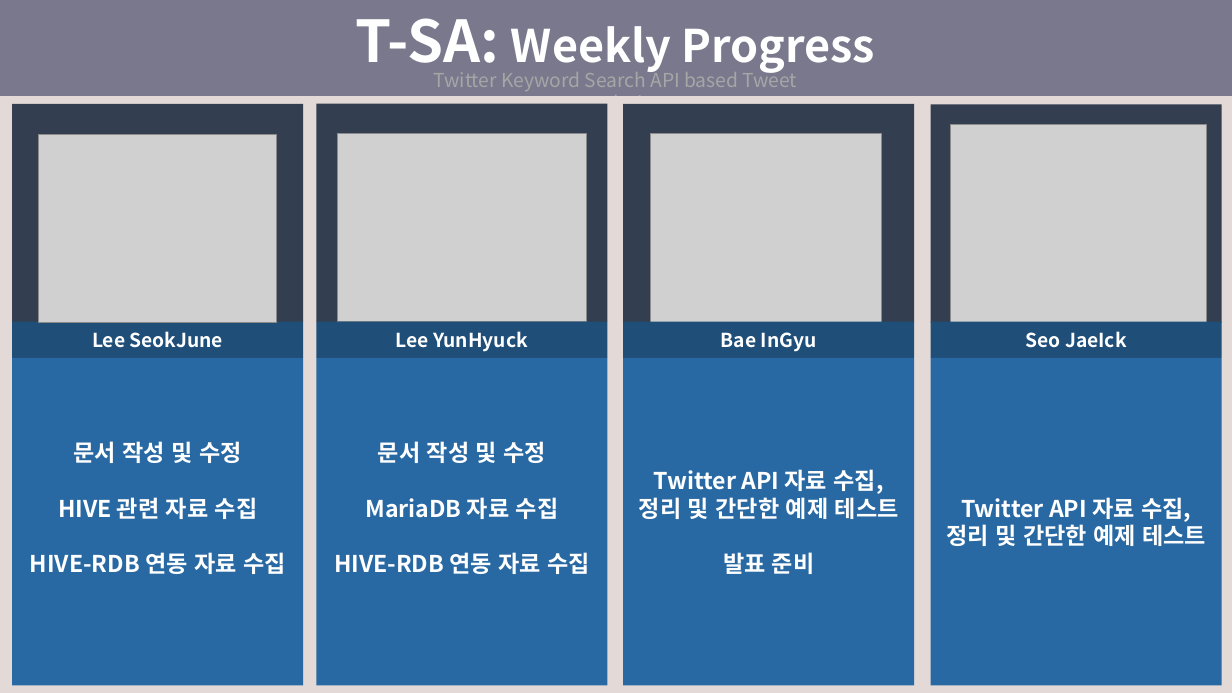
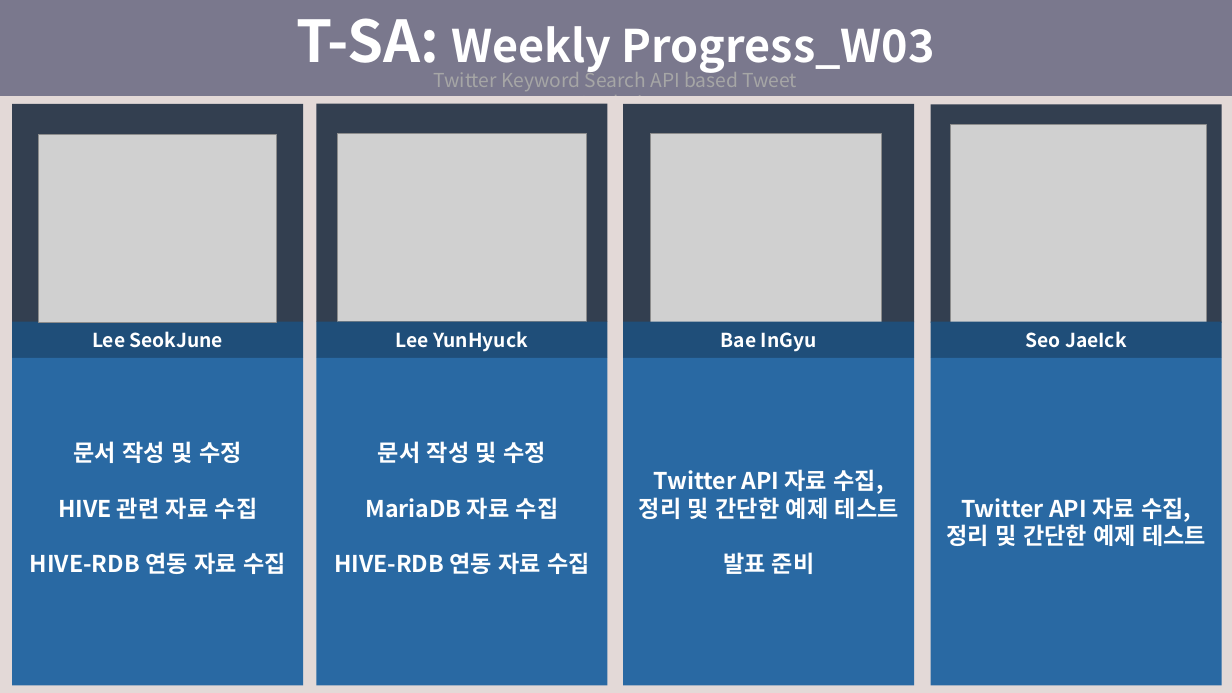
Before and after one commit to SeokJune/BigData_VI_T-SA, a slide deck: slide 27 of 00.Doc/제출용 문서/4조_브이아이.pptx (slide 19 before the commit). Drawn at 1232x693 pixels with LibreOffice and Linux fonts; fonts in the diff are those of the drawing; grey boxes stand for pictures. Boxes give left, top, right and bottom in pixels: in the first picture for what was removed or moved away, otherwise in the second. Text is boxed around its words. In the diff, an @@ line names an element or a change of style, - is before the commit and + after.

```diff
--- a/00.Doc/제출용 문서/4조_브이아이.pptx
+++ b/00.Doc/제출용 문서/4조_브이아이.pptx
@@ text in rectangle at [296, 18, 935, 77]: text changed @@
-T-SA: Weekly Progress
+T-SA: Weekly Progress_W03
```
Also in this commit, not shown: 12 other slides changed, 24 slides added, 4 slides removed.
